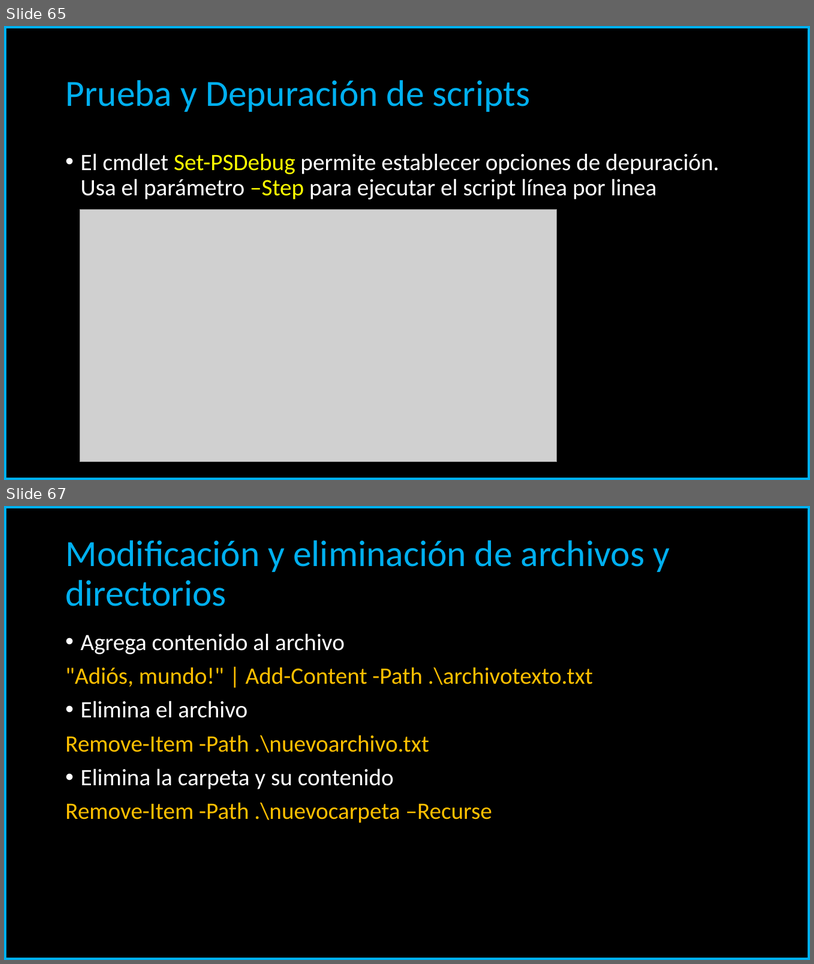
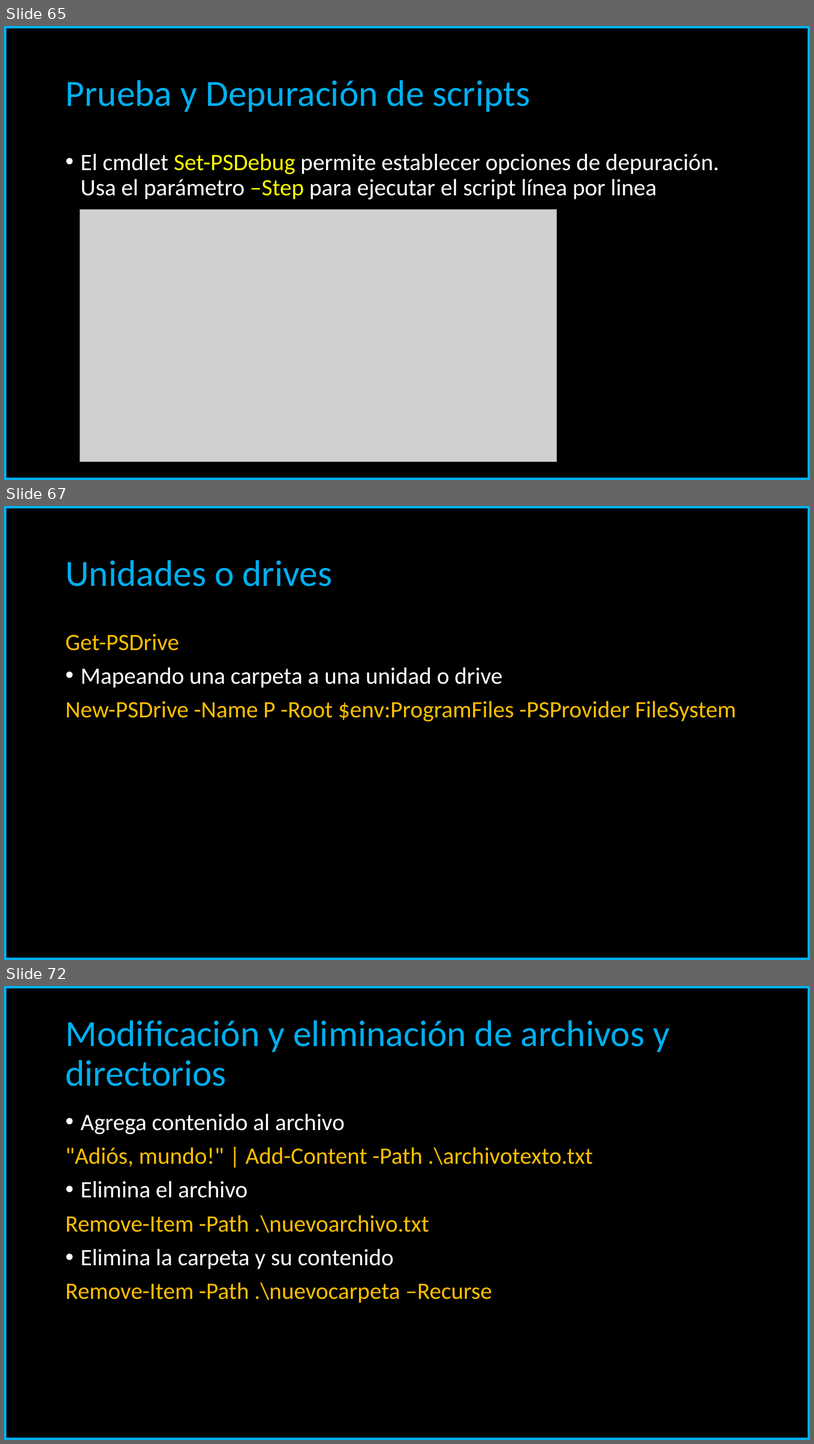
Before and after one commit to carloscarreno/linuxscripting, a slide deck: PowerShell Scripting.pptx. Shown one above the other, each under a label of ours: slides 65 and 67 before the commit, slides 65, 67 and 72 after it; the slides between them are not shown. The pictures are 814x964 and 814x1444 pixels, drawn with LibreOffice and Linux fonts; fonts in the diff are those of the drawing; grey boxes stand for pictures. Boxes give left, top, right and bottom in pixels: in the first picture for what was removed or moved away, otherwise in the second. Text is boxed around its words. In the diff, an @@ line names an element or a change of style, - is before the commit and + after.

```diff
--- a/PowerShell Scripting.pptx
+++ b/PowerShell Scripting.pptx
@@ slide 67 added at [4, 506, 810, 960], background #000000; not listed: 1 template element that a slide beside it also shows @@
@@ title added at [65, 560, 333, 586], 44 pt, text #00B0F0 @@
+Unidades o drives
@@ text added at [65, 634, 737, 721], 28 pt, text #FFC000 @@
+Get-PSDrive
+• Mapeando una carpeta a una unidad o drive
+New-PSDrive -Name P -Root $env:ProgramFiles -PSProvider FileSystem
@@ what was slide 67 is now slide 72 @@
```
Also in this commit, not shown: 4 slides changed, 7 other slides added, 1 slide removed.
